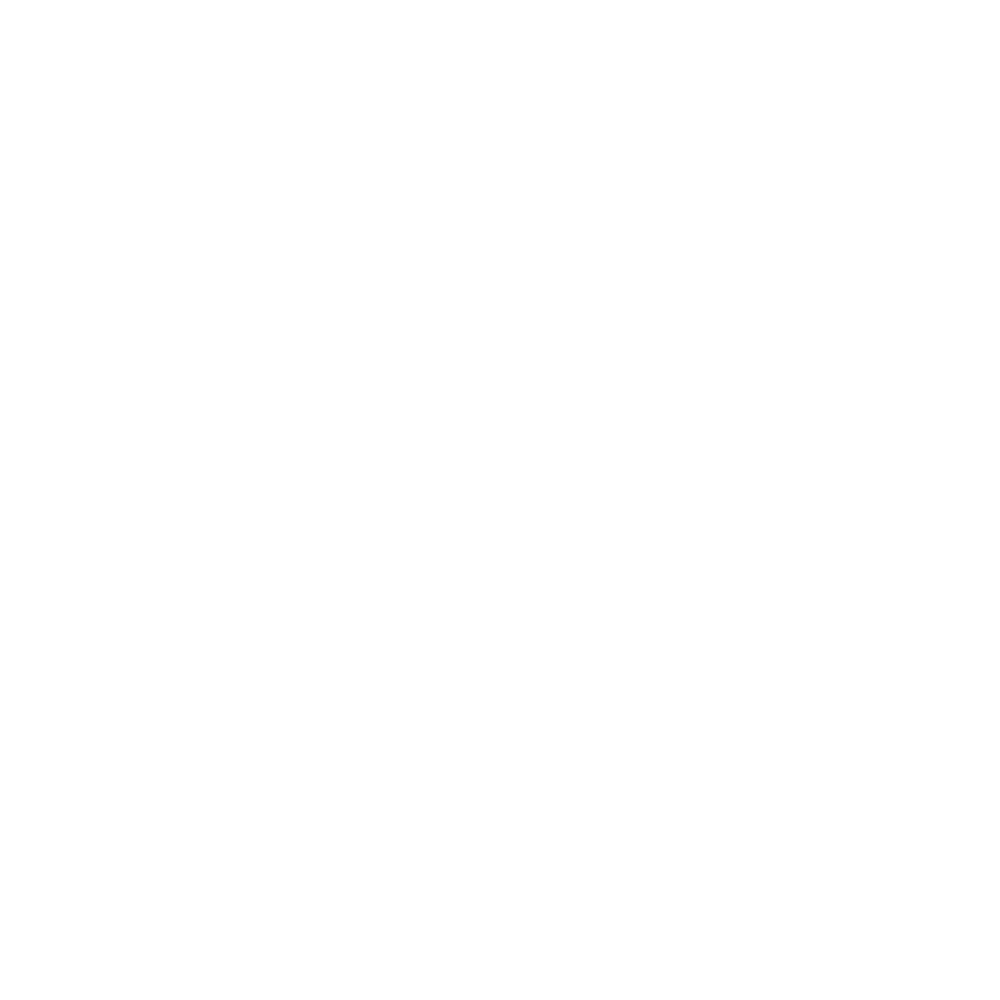
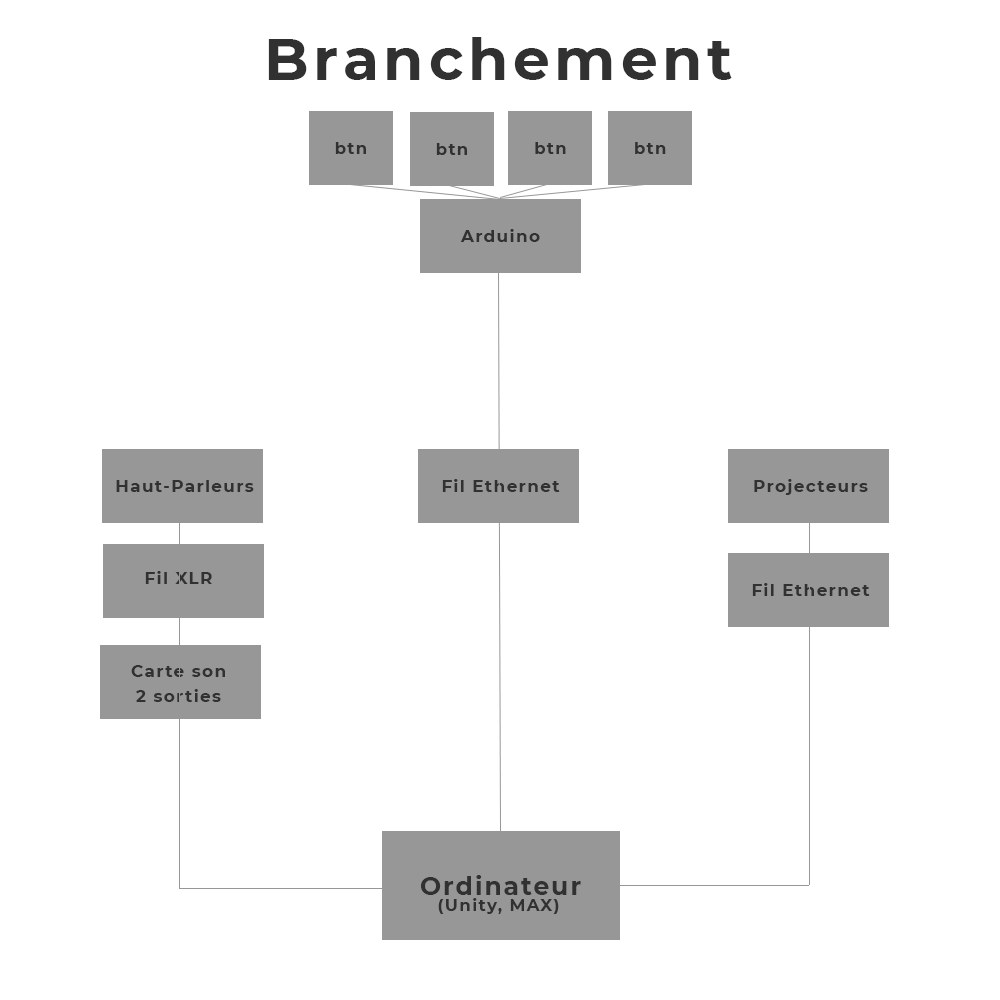
Revision of a layered w=1000, h=1000 image; what changed, layer by layer:
added layer "Ligne 4" above "Ligne 3" over [500, 184, 645, 199]
added layer "Branchement" above "Groupe 4" over [268, 37, 732, 80]
added group "Groupe 4" with 2 layers above "Groupe 3" over [309, 111, 393, 185]
added layer "Rectangle 1" (1st of 12, in "Groupe 4") in group "Groupe 4" over [309, 111, 393, 185]
added group "Groupe 3" with 2 layers above "Groupe 2" over [410, 112, 494, 186]
added layer "Rectangle 1" (2nd of 12, in "Groupe 3") in group "Groupe 3" over [410, 112, 494, 186]
added group "Groupe 2" with 2 layers above "Groupe 1" over [508, 111, 592, 185]
added layer "Rectangle 1" (3rd of 12, in "Groupe 2") in group "Groupe 2" over [508, 111, 592, 185]
added group "Groupe 1" with 2 layers above "Ligne 1" over [608, 111, 692, 185]
added layer "Rectangle 1" (4th of 12, in "Groupe 1") in group "Groupe 1" over [608, 111, 692, 185]
added layer "Ligne 1" above "Haut-Parleurs" over [350, 184, 500, 200]
added layer "Rectangle 1" (5th of 12) above "Projecteurs" over [102, 449, 263, 523]
added layer "Projecteurs" above "Rectangle 1" over [754, 479, 868, 495]
added layer "Rectangle 1" (6th of 12) above "Fil XLR" over [728, 449, 889, 523]
added layer "Rectangle 1" (7th of 12) above "Carte son 2 sorties" over [103, 544, 264, 618]
added layer "Carte son 2 sorties" above "Rectangle 1" over [131, 665, 225, 702]
added layer "Rectangle 1" (8th of 12) above "Fil Ethernet" over [100, 645, 261, 719]
added layer "Rectangle 1" (9th of 12) above "Fil Ethernet" over [728, 553, 889, 627]
added layer "Rectangle 1" (10th of 12) above "Arduino" over [418, 449, 579, 523]
added layer "Rectangle 1" (11th of 12) above "(Unity, MAX)" over [420, 199, 581, 273]
added layer "(Unity, MAX)" above "Ordinateur" over [438, 898, 559, 914]
added layer "Ordinateur" above "Rectangle 1" over [421, 875, 581, 895]
added layer "Rectangle 1" (12th of 12) above "Arrière-plan" over [382, 831, 620, 940]
…and 16 more changes (16 added)
